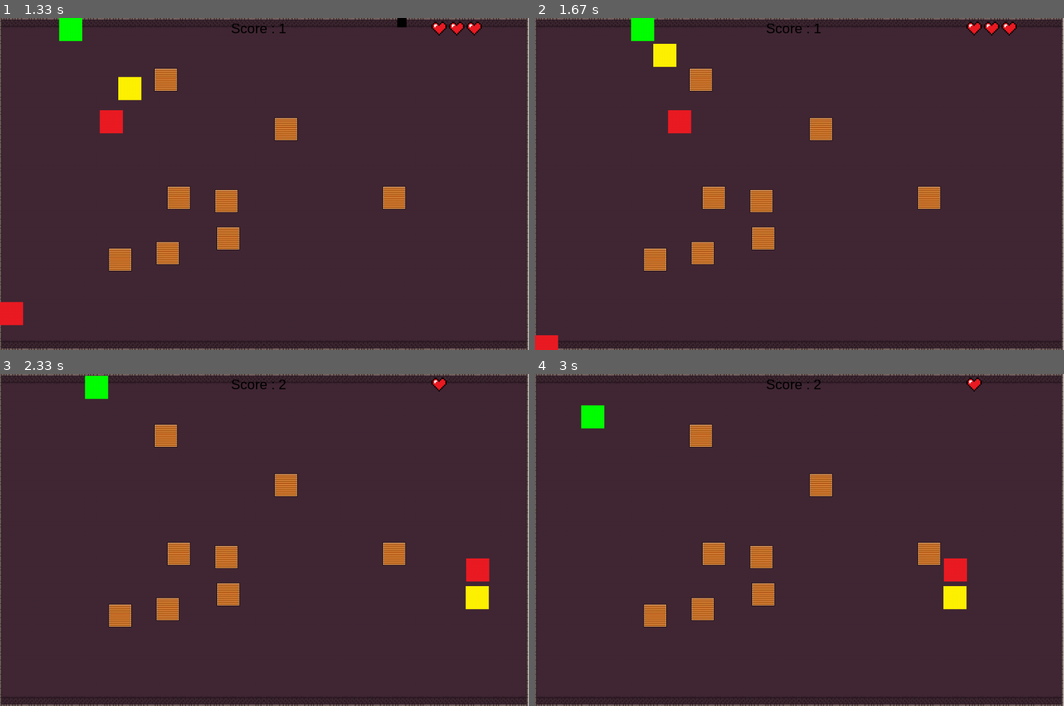
Above: before the commit, frames 1-4 (two rows, left to right).
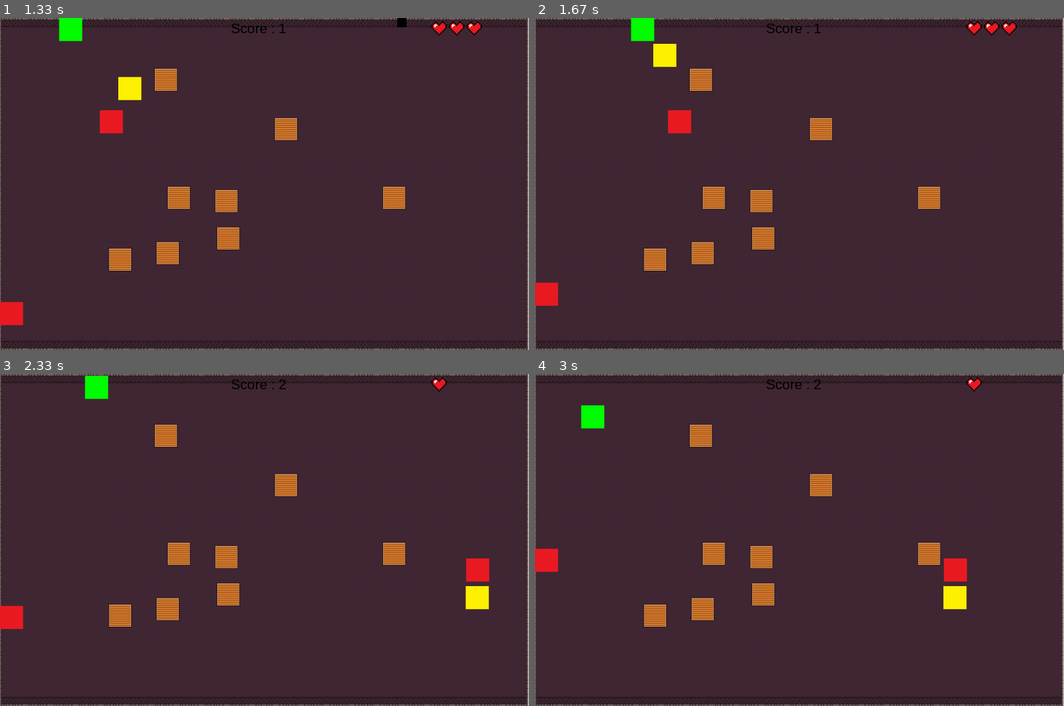
Above: after the commit, the same moments.

Repository: matthieurobert/Projet-ISN
Game: pygame game, started from test_bot.py
Two runs of this game, one before a commit and one after it. Both use one fixed random seed, a clock stepped at 60 frames per second and the inputs below.
Inputs:
- Up to frame 1 (1.33 s): hold D 0.33-0.8 s; hold W 0.88-1.18 s; hold D from 1.22 s (still down)
- Up to frame 2 (1.67 s): keep holding D
- Up to frame 3 (2.33 s): release D at 1.68 s; hold A 1.72-2.25 s; tap V at 1.87 s; hold S from 2.28 s (still down)
- Up to frame 4 (3 s): release S at 2.58 s; hold A from 2.62 s (still down)

Frame 1 is identical in both runs. In frame 2, 0.5% of the frame differs, in the area x 0-5%, y 79-100%; in frame 3, 0.3%; in frame 4, 0.3%.

Commit message:
Update test_bot.py

Diff:
--- a/test_bot.py
+++ b/test_bot.py
@@ -47,7 +47,7 @@
 
 
 	def update(self):
-		if self.rect.left < 0 or self.rect.right > 680:
+		if self.rect.top < 0 or self.rect.bottom > 680:
 			self.speed[1] = -self.speed[1]
 
 		for d in range (0,len(rekt_boîte)):
